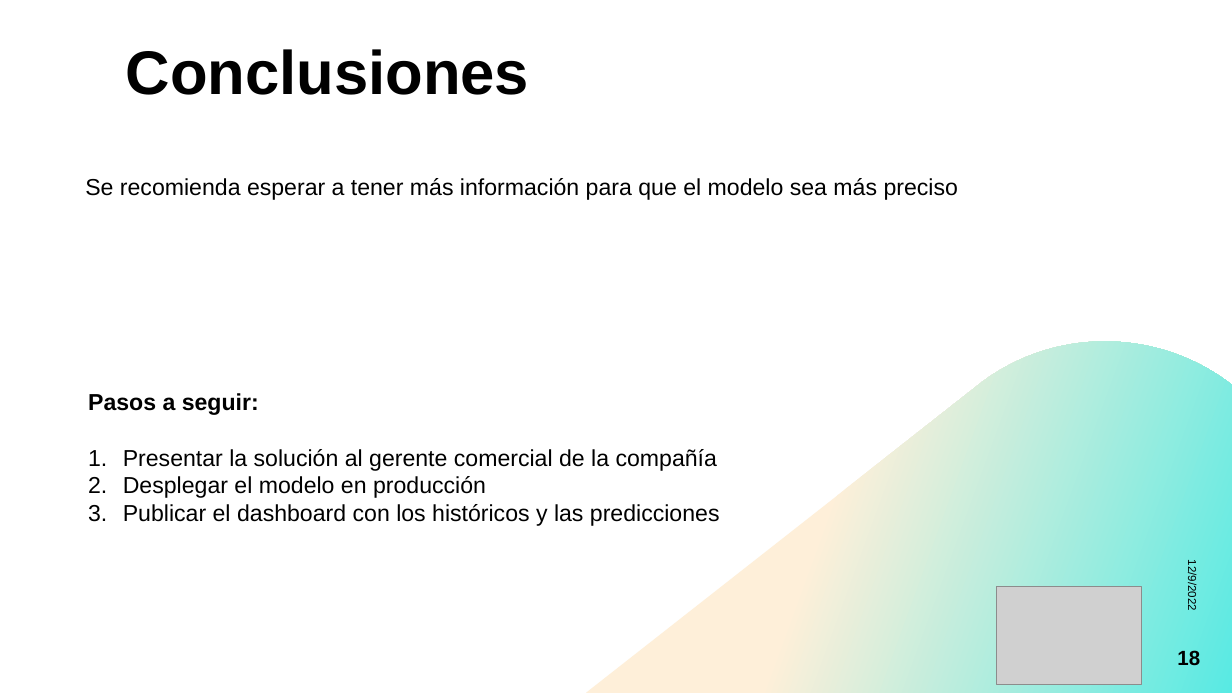
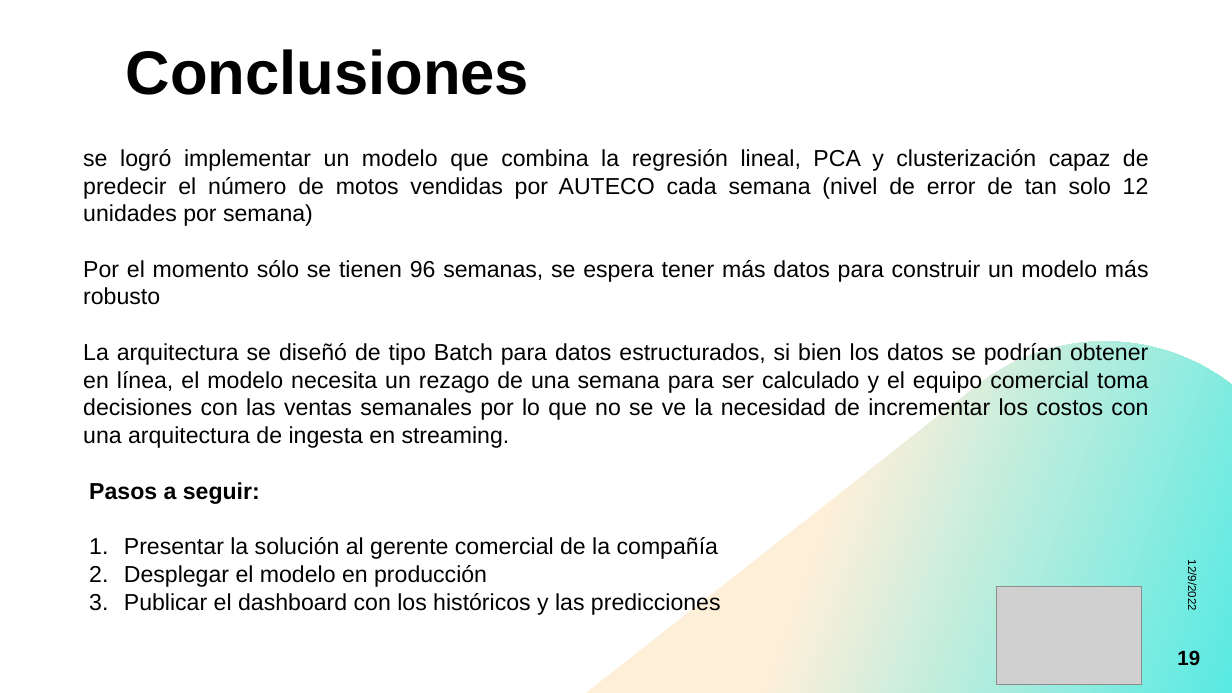
Before and after one commit to CristianEafit/proyectoIntegradorCDA, a slide deck: slide 19 of PresentaciónProyecto.pptx (slide 18 before the commit). Drawn at 1232x693 pixels with LibreOffice and Linux fonts; fonts in the diff are those of the drawing; grey boxes stand for pictures. Boxes give left, top, right and bottom in pixels: in the first picture for what was removed or moved away, otherwise in the second. Text is boxed around its words. In the diff, an @@ line names an element or a change of style, - is before the commit and + after.

```diff
--- a/PresentaciónProyecto.pptx
+++ b/PresentaciónProyecto.pptx
@@ text at (83, 149, 1149, 448): text changed @@
-Se recomienda esperar a tener más información para que el modelo sea más preciso
+se logró implementar un modelo que combina la regresión lineal, PCA y clusterización capaz de predecir el número de motos vendidas por AUTECO cada semana (nivel de error de tan solo 12 unidades por semana)
+Por el momento sólo se tienen 96 semanas, se espera tener más datos para construir un modelo más robusto
+La arquitectura se diseñó de tipo Batch para datos estructurados, si bien los datos se podrían obtener en línea, el modelo necesita un rezago de una semana para ser calculado y el equipo comercial toma decisiones con las ventas semanales por lo que no se ve la necesidad de incrementar los costos con una arquitectura de ingesta en streaming.
@@ text "Pasos a seguir:": place and size @@
-text "Pasos a seguir:" at (88, 393, 720, 526)
+text "Pasos a seguir:" at (89, 482, 721, 615)
@@ page number at (1177, 650, 1200, 665): text changed @@
-18
+19
```
Also in this commit, not shown: 1 other slide changed, 1 slide added.
